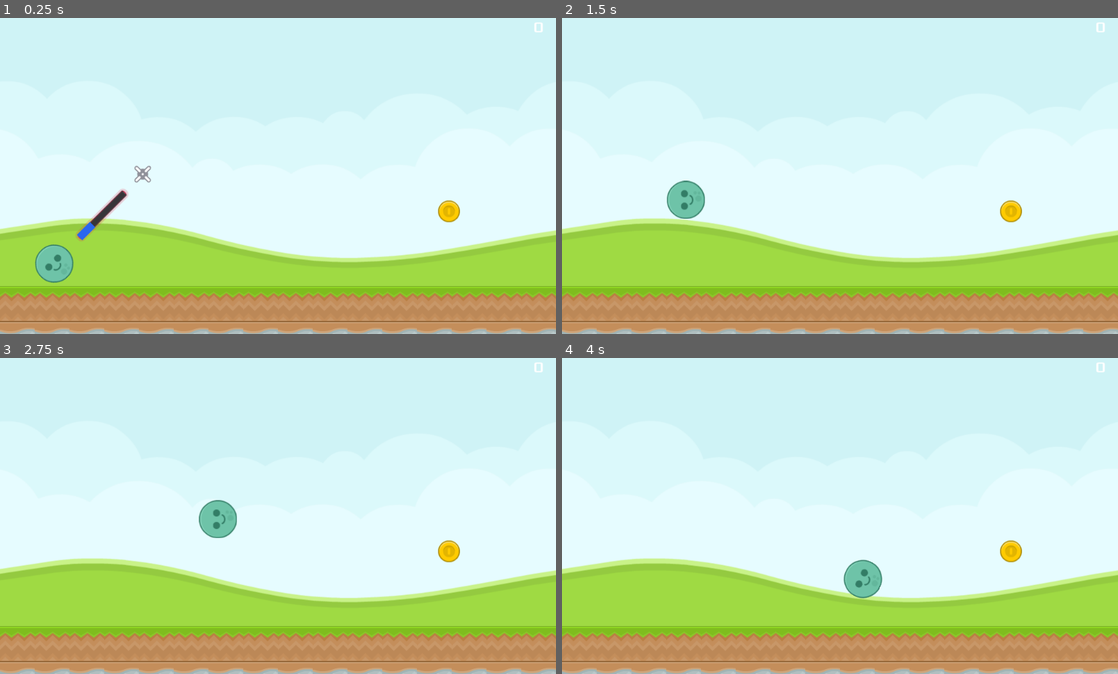
Above: before the commit, frames 1-4 (two rows, left to right).
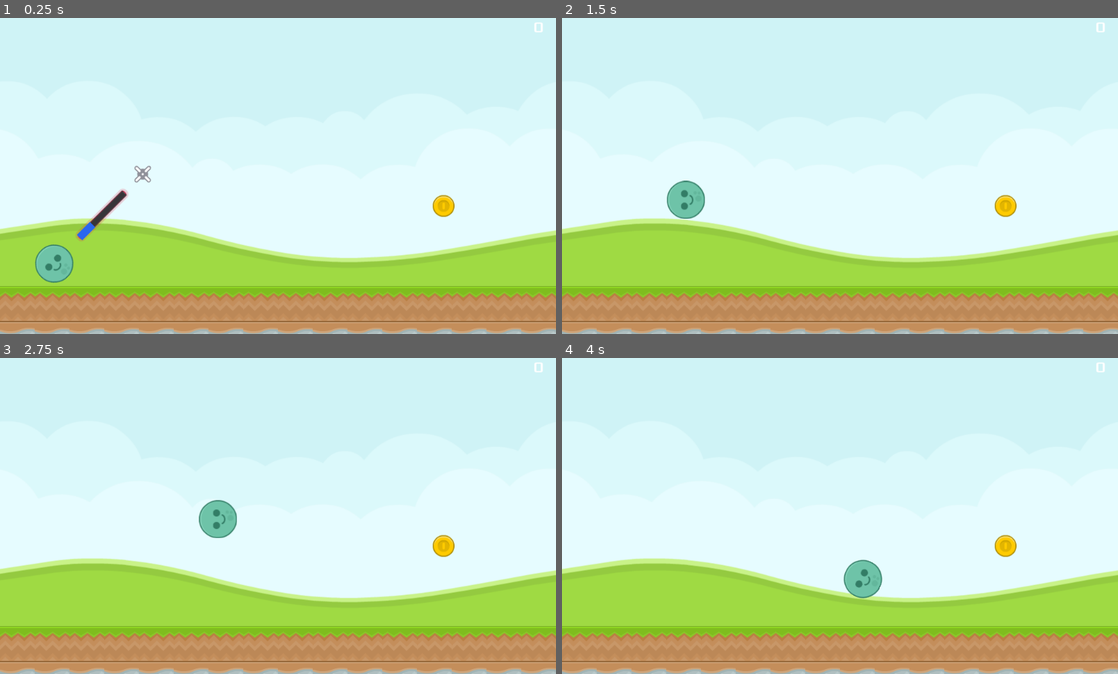
Above: after the commit, the same moments.

Repository: cpvanlue/P1-cpvanlue
Game: Godot game, scene res://src/Level.tscn
Same seed, same stepped clock (60 frames per second), same inputs: the game is played once before the commit and once after it.
Inputs:
- Up to frame 1 (0.25 s): no input
- Up to frame 2 (1.5 s): tap Enter at 0.5 s; hold Up (ui_up) from 0.53 s (still down); tap Space (launch) at 0.6, 1.35 s
- Up to frame 3 (2.75 s): release Up (ui_up) at 2.03 s; hold Left (ui_left) from 2.03 s (still down); tap Space (launch) at 2.1 s
- Up to frame 4 (4 s): tap Space (launch) at 2.85, 3.6 s; release Left (ui_left) at 3.53 s; hold Down (ui_down) from 3.53 s (still down)

The runs differ from the first frame. In frame 1, 0.3% of the frame differs, in the area x 77-83%, y 55-65%; in frame 2, 0.3%; in frame 3, 0.3%; in frame 4, 0.3%.

Commit message:
Ensures coin is a collidable object rather than a collectible one. Becomes static.

Diff:
--- a/project/src/Ball.tscn
+++ b/project/src/Ball.tscn
@@ -13,6 +13,7 @@
 
 [node name="Ball" type="RigidBody2D"]
 mode = 1
+contact_monitor = true
 script = ExtResource( 1 )
 __meta__ = {
 "_edit_lock_": true
--- /dev/null
+++ b/project/src/Coin.gd
@@ -0,0 +1,16 @@
+extends RigidBody2D
+
+
+# Declare member variables here. Examples:
+# var a = 2
+# var b = "text"
+
+
+# Called when the node enters the scene tree for the first time.
+func _ready():
+	pass # Replace with function body.
+
+
+# Called every frame. 'delta' is the elapsed time since the previous frame.
+#func _process(delta):
+#	pass
--- a/project/src/Coin.tscn
+++ b/project/src/Coin.tscn
@@ -1,11 +1,15 @@
-[gd_scene load_steps=3 format=2]
+[gd_scene load_steps=4 format=2]
 
 [ext_resource path="res://assets/coinGold.png" type="Texture" id=1]
+[ext_resource path="res://src/Coin.gd" type="Script" id=2]
 
 [sub_resource type="CircleShape2D" id=1]
 radius = 20.6656
 
-[node name="Coin" type="Area2D"]
+[node name="Coin" type="RigidBody2D"]
+mode = 1
+contact_monitor = true
+script = ExtResource( 2 )
 
 [node name="CollisionShape2D" type="CollisionShape2D" parent="."]
 shape = SubResource( 1 )
@@ -13,3 +17,5 @@
 [node name="coinGold" type="Sprite" parent="."]
 position = Vector2( 0.0656586, -3.14776 )
 texture = ExtResource( 1 )
+
+[connection signal="body_entered" from="." to="." method="_on_Coin_body_entered"]
--- a/project/src/Level.gd
+++ b/project/src/Level.gd
@@ -2,8 +2,9 @@
 
 var score = 0
 
-func _on_Coin_body_entered(body):
-	$Coin.visible = false
-	score += 10
-	$HUD/ScoreLabel.text = str(score)
-	print("Coin get!")
+
+func _on_Ball_body_entered(body):
+	if body == $Coin:
+		score += 10
+		$HUD/ScoreLabel.text = str(score)
+		print("Coin get!")
--- a/project/src/Level.tscn
+++ b/project/src/Level.tscn
@@ -93,7 +93,7 @@
 
 [node name="Ball" parent="." instance=ExtResource( 1 )]
 position = Vector2( 100, 470 )
-mode = 1
+contacts_reported = 1
 
 [node name="TileMap" type="TileMap" parent="."]
 tile_set = SubResource( 4 )
@@ -101,9 +101,9 @@
 tile_data = PoolIntArray( 524288, 1, 0, 524289, 1, 0, 524290, 1, 0, 524291, 1, 0, 524292, 1, 0, 524293, 1, 0, 524294, 1 …(355 unchanged characters)…
 
 [node name="Coin" parent="." instance=ExtResource( 7 )]
-position = Vector2( 826.882, 373.635 )
+position = Vector2( 816.983, 363.735 )
 
 [node name="HUD" parent="." instance=ExtResource( 8 )]
 
-[connection signal="body_entered" from="Ball" to="Ball" method="_on_Ball_body_entered"]
+[connection signal="body_entered" from="Ball" to="." method="_on_Ball_body_entered"]
 [connection signal="body_entered" from="Coin" to="." method="_on_Coin_body_entered"]
